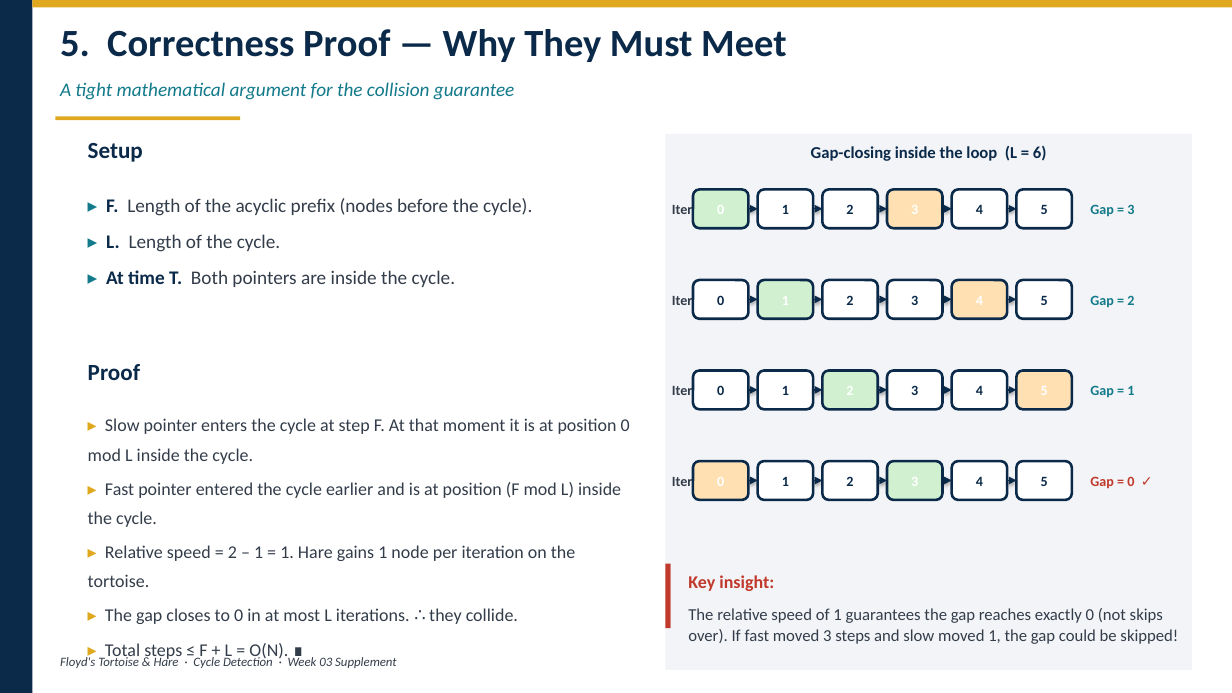
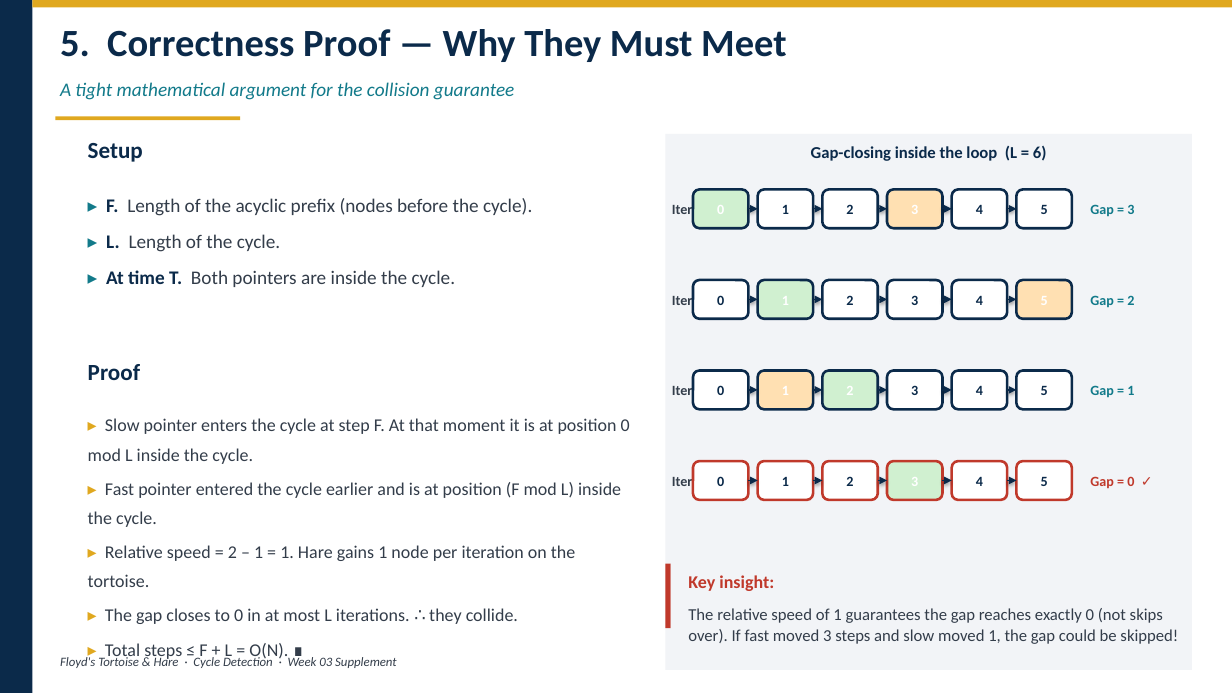
Before and after one commit to silsgah/ATU_DSA, a slide deck: slide 8 of week_03_linked_lists/floyd_tortoise_hare.pptx. Drawn at 1232x693 pixels with LibreOffice and Linux fonts; fonts in the diff are those of the drawing. Boxes give left, top, right and bottom in pixels: in the first picture for what was removed or moved away, otherwise in the second. Text is boxed around its words. In the diff, an @@ line names an element or a change of style, - is before the commit and + after.

```diff
--- a/week_03_linked_lists/floyd_tortoise_hare.pptx
+++ b/week_03_linked_lists/floyd_tortoise_hare.pptx
@@ rounded rectangle at (952, 280, 1007, 319): fill #FFE0B2 to #FFFFFF @@
@@ text added at (976, 296, 983, 305), 11 pt, text #0B2A4A, bold @@
+4
@@ rounded rectangle at (1017, 280, 1072, 319): fill #FFFFFF to #FFE0B2 @@
@@ rounded rectangle at (758, 371, 813, 409): fill #FFFFFF to #FFE0B2 @@
@@ text removed at (782, 386, 789, 395) @@
-1
@@ rounded rectangle at (1017, 371, 1072, 409): fill #FFE0B2 to #FFFFFF @@
@@ text "5": place and size @@
-text "5" at (1041, 296, 1048, 305)
+text "5" at (1041, 386, 1048, 395)
@@ rounded rectangle at (693, 461, 749, 500): fill #FFE0B2 to #FFFFFF; outline #0B2A4A 2 pt to #C0392B 2 pt @@
@@ text added at (717, 476, 724, 486), 11 pt, text #0B2A4A, bold @@
+0
@@ outline #0B2A4A 2 pt to #C0392B 2 pt in 5 elements at (758, 461, 813, 500), (823, 461, 878, 500), (887, 461, 943, 500), (952, 461, 1007, 500), (1017, 461, 1072, 500) @@
```
Also in this commit, not shown: 2 other slides changed, 32 other files.
